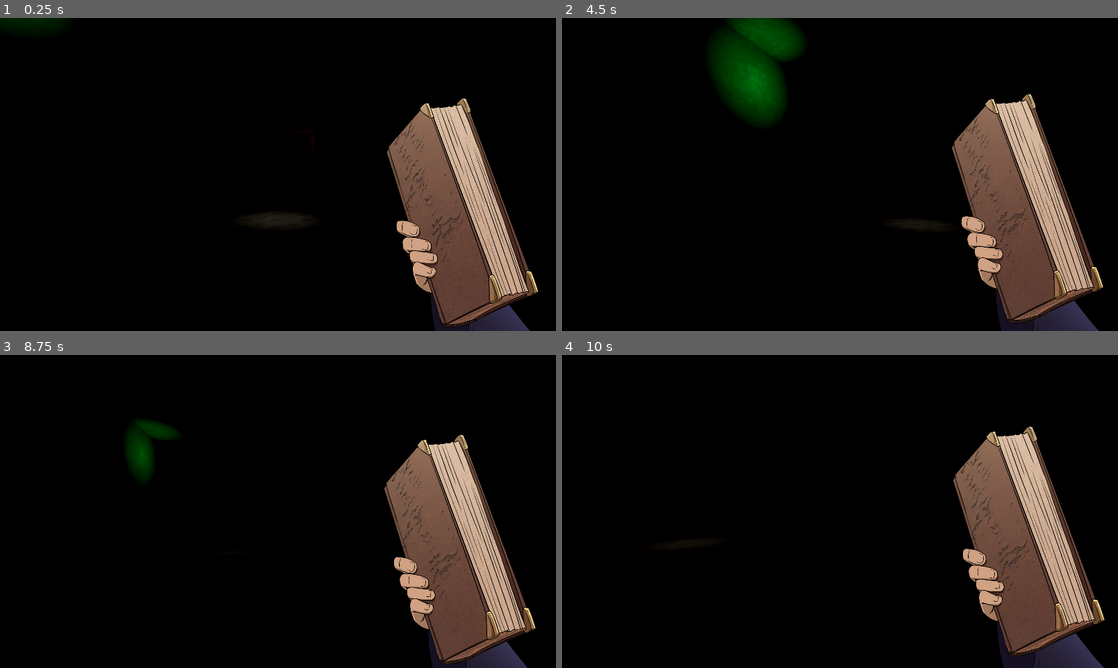
Above: before the commit, frames 1-4 (two rows, left to right).
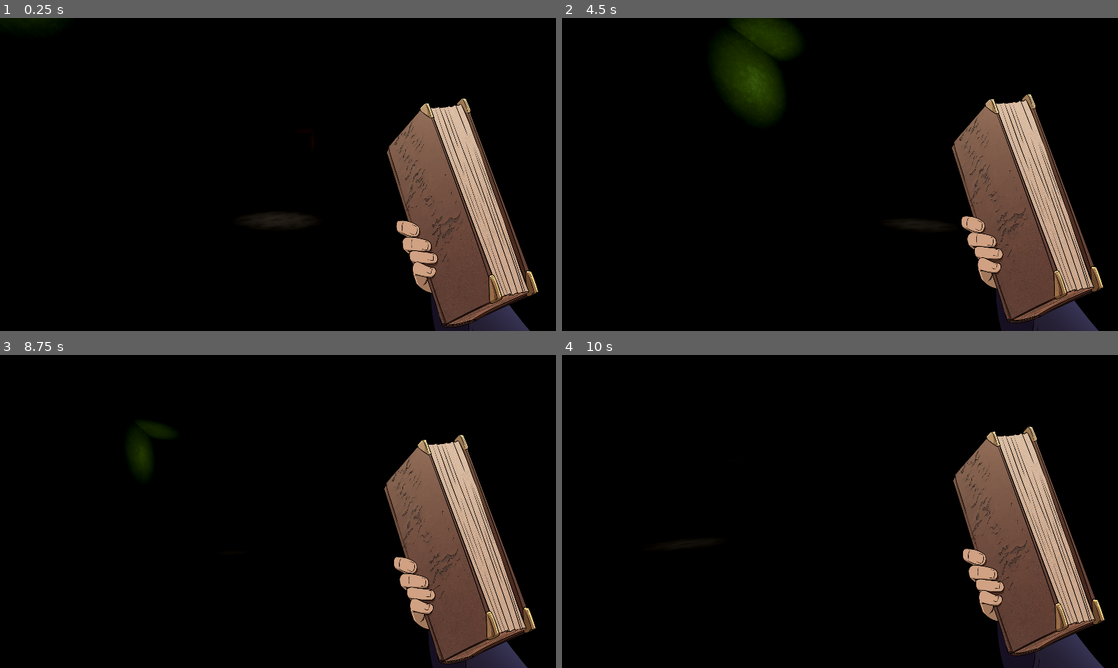
Above: after the commit, the same moments.

Repository: Bigaston/LDJam55
Game: Godot game, scene res://scenes/main.tscn
Two runs of this game, one before a commit and one after it. Both use one fixed random seed, a clock stepped at 60 frames per second and the inputs below.
Inputs (mouse positions are in pixels of both pictures, inside the frame that each line leads up to):
- Up to frame 1 (0.25 s): no input
- Up to frame 2 (4.5 s): tap Enter at 0.5 s; move the mouse to (867, 174) at 0.52 s; hold W (move_forward) from 0.53 s (still down); tap Space (use_spell) every 0.75 s from 0.6 to 4.35 s; move the mouse to (812, 174) at 1.27 s; move the mouse to (851, 168) at 2.02 s; move the mouse to (834, 180) at 2.77 s; move the mouse to (878, 177) at 3.52 s; move the mouse to (795, 171) at 4.27 s
- Up to frame 3 (8.75 s): move the mouse to (283, 511) at 5.02 s; tap Space (use_spell) at 5.1, 5.85, 6.5, 6.6, 7.35, 8.1 s; move the mouse to (255, 505) at 5.77 s; release W (move_forward) at 5.78 s; hold E (book_right) 5.78-6.53 s; move the mouse to (305, 511) at 6.52 s; hold W (move_forward) from 6.53 s (still down); move the mouse to (250, 511) at 7.27 s; move the mouse to (289, 505) at 8.02 s
- Up to frame 4 (10 s): move the mouse to (834, 517) at 8.77 s; release W (move_forward) at 8.78 s; hold Q (book_left) 8.78-9.53 s; tap Space (use_spell) at 8.85, 9.6 s; tap Enter at 9.5 s; move the mouse to (878, 514) at 9.52 s; hold W (move_forward) from 9.53 s (still down)

The runs differ from the first frame. In frame 2, 1.5% of the frame differs, in the area x 29-42%, y 0-30%; in frame 3, less than 0.1%; in frame 4, nothing differs.

Commit message:
modif light

Diff:
--- a/objects/terrain.tscn
+++ b/objects/terrain.tscn
@@ -67,8 +67,8 @@
 mesh = SubResource("PlaneMesh_tolos")
 
 [node name="OmniLight3D" type="OmniLight3D" parent="."]
-transform = Transform3D(1, 0, 0, 0, 1, 0, 0, 0, 1, -1.7027, 3.35917, 5.79501)
-light_color = Color(0.0864, 0.72, 0.18144, 1)
+transform = Transform3D(1, 0, 0, 0, 1, 0, 0, 0, 1, -1.7027, 3.34242, 5.79501)
+light_color = Color(0.397395, 0.562328, 0.147003, 1)
 light_energy = 3.062
 omni_range = 1.0
 omni_attenuation = 0.0
